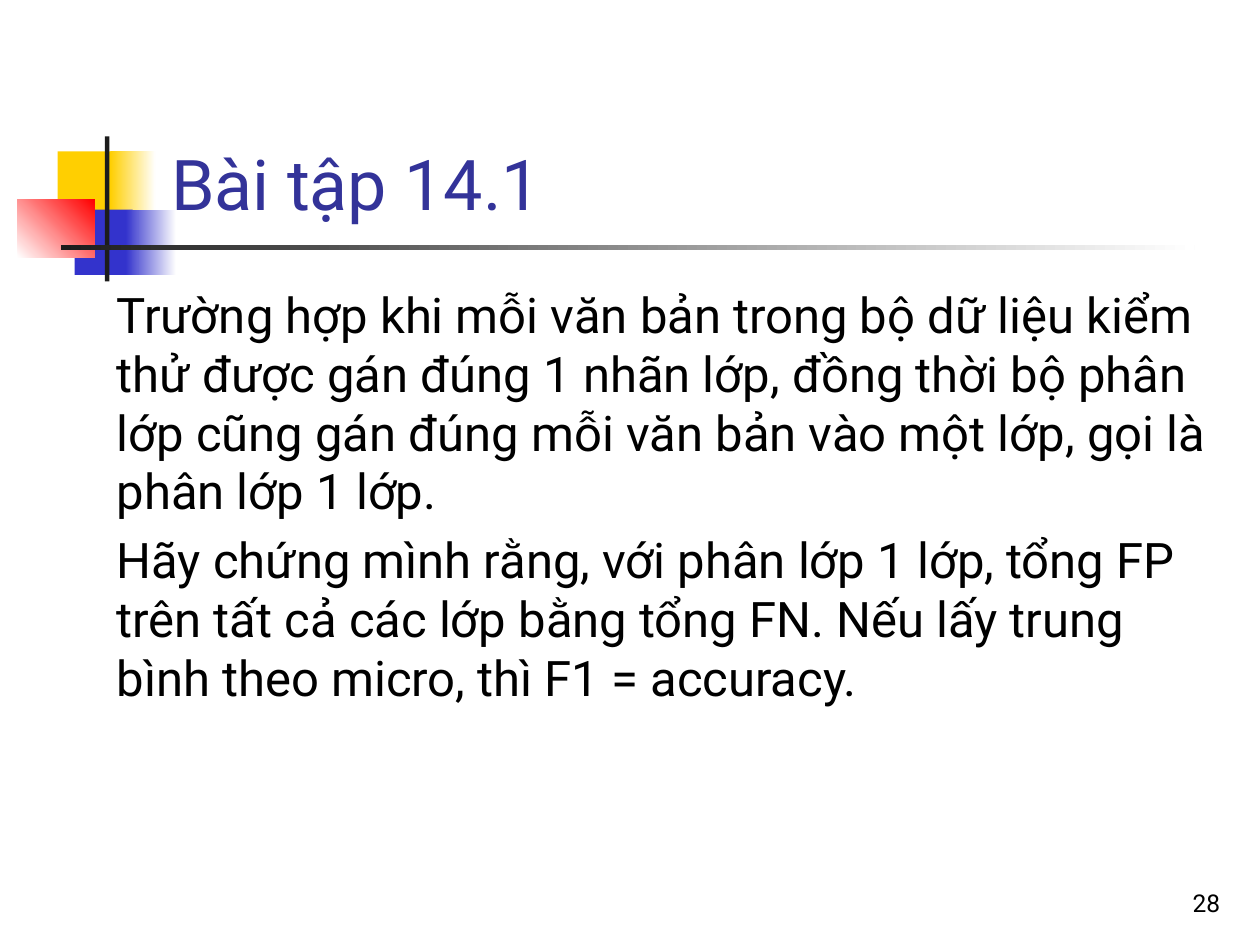
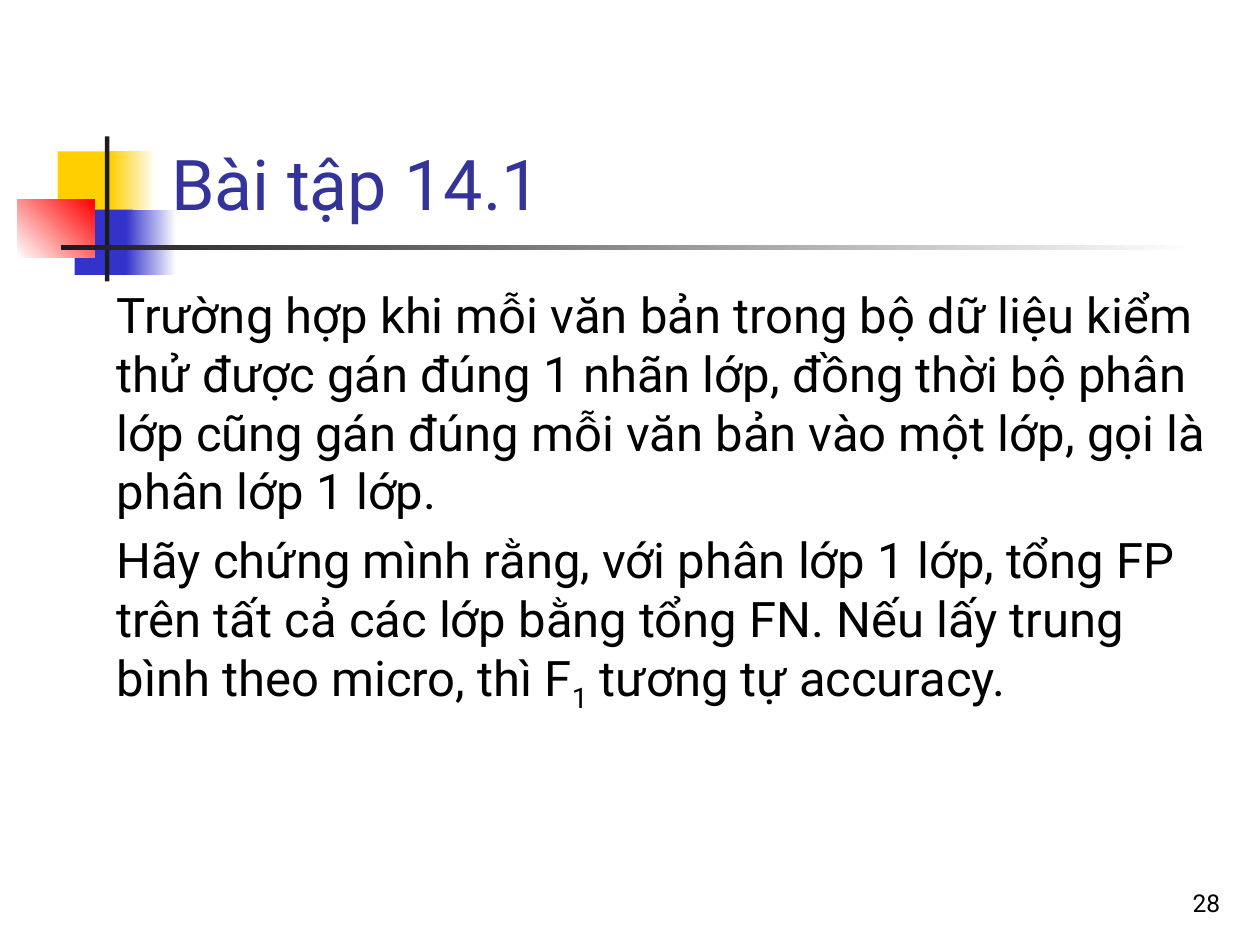
Before and after one commit to bangoc/IT4853, a slide deck: slide 28 of Bai 14 Phan lop van ban_p1.pptx. Drawn at 1260x945 pixels with LibreOffice and Linux fonts; fonts in the diff are those of the drawing. Boxes give left, top, right and bottom in pixels: in the first picture for what was removed or moved away, otherwise in the second. Text is boxed around its words. In the diff, an @@ line names an element or a change of style, - is before the commit and + after.

```diff
--- a/Bai 14 Phan lop van ban_p1.pptx
+++ b/Bai 14 Phan lop van ban_p1.pptx
@@ text at bbox=[117, 537, 1174, 707]: text changed @@
-Hãy chứng mình rằng, với phân lớp 1 lớp, tổng FP trên tất cả các lớp bằng tổng FN. Nếu lấy trung bình theo micro, thì F1 = accuracy.
+Hãy chứng mình rằng, với phân lớp 1 lớp, tổng FP trên tất cả các lớp bằng tổng FN. Nếu lấy trung bình theo micro, thì F1 tương tự accuracy.
```
Also in this commit, not shown: 2 other files.
